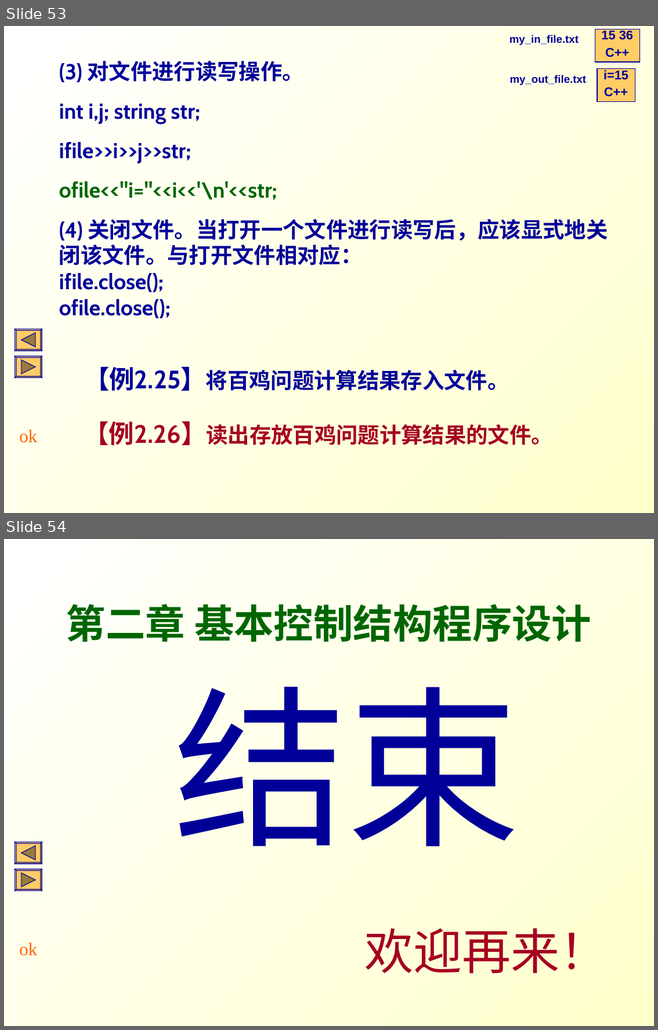
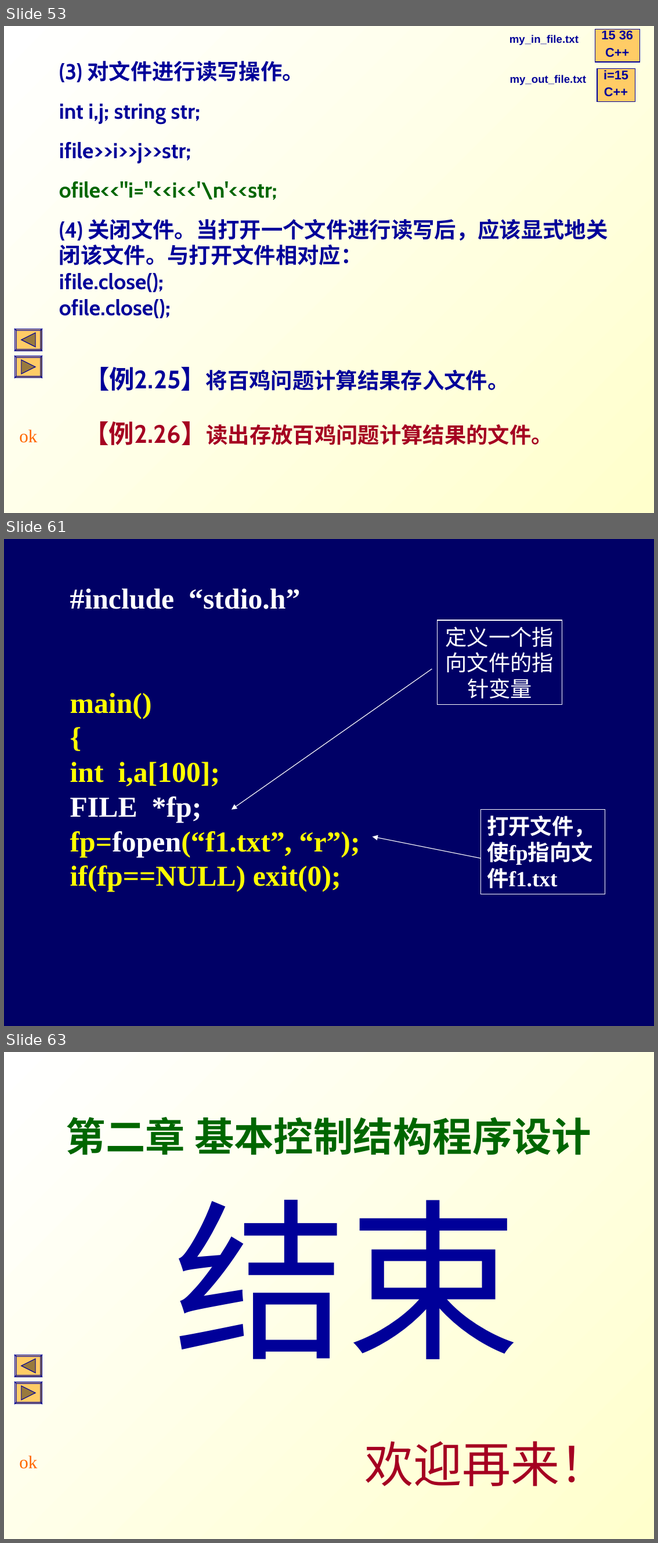
Before and after one commit to Changhe160/Changhe160.github.io, a slide deck: teachingRes/Cplusplus/unit02控制结构.ppt. Shown one above the other, each under a label of ours: slides 53 and 54 before the commit, slides 53, 61 and 63 after it; the slides between them are not shown. The pictures are 658x1030 and 658x1543 pixels, drawn with LibreOffice and Linux fonts; fonts in the diff are those of the drawing. Boxes give left, top, right and bottom in pixels: in the first picture for what was removed or moved away, otherwise in the second. Text is boxed around its words. In the diff, an @@ line names an element or a change of style, - is before the commit and + after.

```diff
--- a/teachingRes/Cplusplus/unit02控制结构.ppt
+++ b/teachingRes/Cplusplus/unit02控制结构.ppt
@@ slide 61 added at (4,539,654,1026), background #000066 @@
@@ text added at (70,588,360,892), 32 pt, text #FFFF00, bold @@
+#include “stdio.h”
+main()
+{
+int i,a[100];
+FILE *fp;
+fp=fopen(“f1.txt”, “r”);
+if(fp==NULL) exit(0);
@@ rectangle added at (437,620,562,705), fill #000066, outline #FFFFFF 0.74 pt, 24 pt, text #FFFFFF @@
+定义一个指向文件的指针变量
@@ arrow added from (431, 669) to (231, 810), #FFFFFF 0.74 pt @@
@@ rectangle added at (480,810,605,895), fill #000066, outline #FFFFFF 0.74 pt, 24 pt, text #FFFFFF, bold @@
+打开文件，使fp指向文件f1.txt
@@ arrow added from (480, 859) to (372, 837), #FFFFFF 0.74 pt @@
@@ what was slide 54 is now slide 63 @@
```
Also in this commit, not shown: 8 other slides added, 1 other file.
